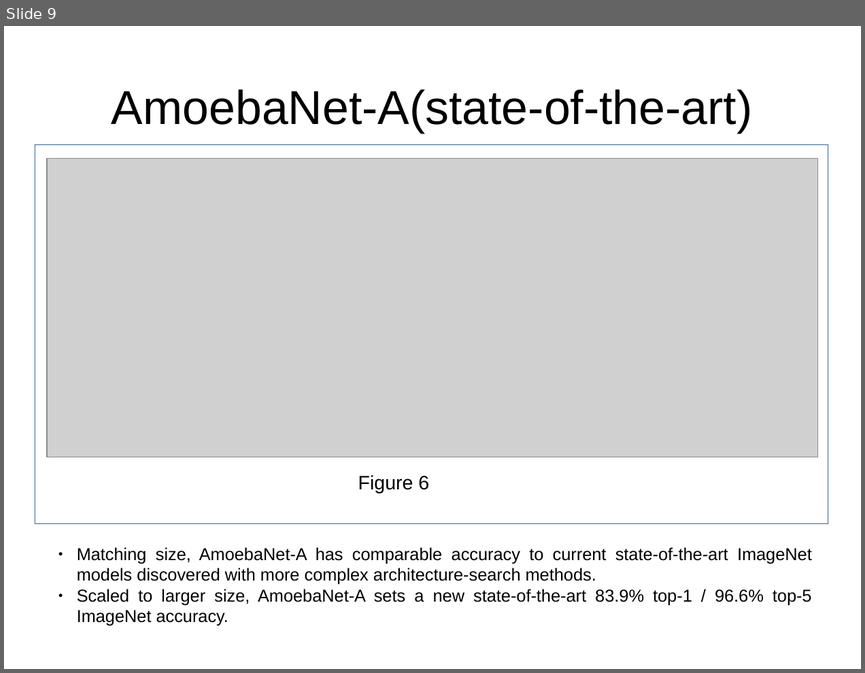
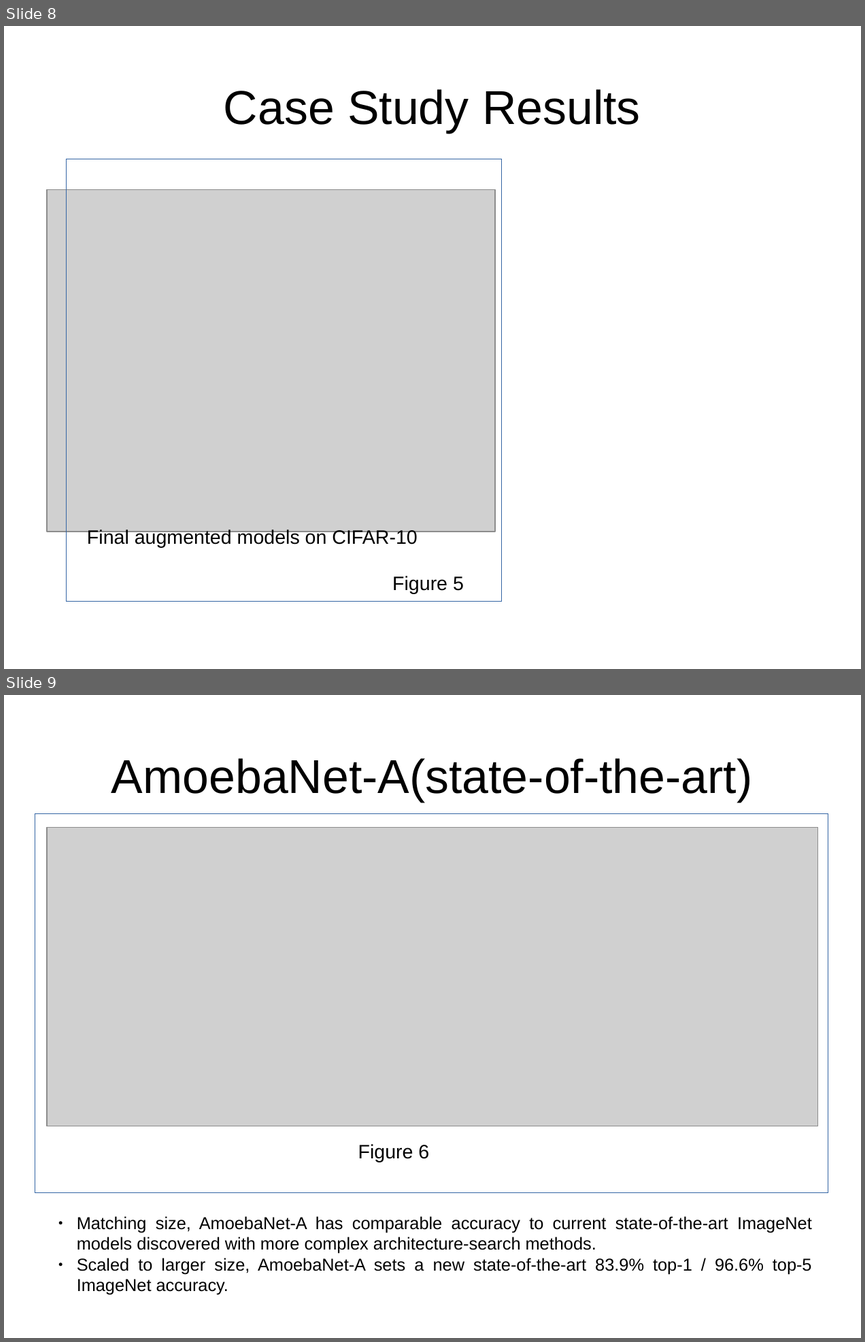
Before and after one commit to harshgrovr/Normal-and-reduction-cell, a slide deck: Presentation.odp. Shown one above the other, each under a label of ours: slide 9 before the commit, slides 8 and 9 after it. The pictures are 865x673 and 865x1342 pixels, drawn with LibreOffice and Linux fonts; fonts in the diff are those of the drawing; grey boxes stand for pictures. Boxes give left, top, right and bottom in pixels: in the first picture for what was removed or moved away, otherwise in the second. Text is boxed around its words. In the diff, an @@ line names an element or a change of style, - is before the commit and + after.

```diff
--- a/Presentation.odp
+++ b/Presentation.odp
@@ slide 8 added at bbox=[4, 26, 861, 669], background #FFFFFF @@
@@ title added at bbox=[224, 89, 640, 133], 44 pt, text #000000 @@
+Case Study Results
@@ rectangle added at bbox=[66, 159, 502, 601], outline #3465A4 0 pt @@
@@ picture added at bbox=[47, 190, 496, 531] @@
@@ text added at bbox=[87, 529, 464, 594], 18 pt, text #000000 @@
+Final augmented models on CIFAR-10
+Figure 5
```
Also in this commit, not shown: 5 slides changed.
